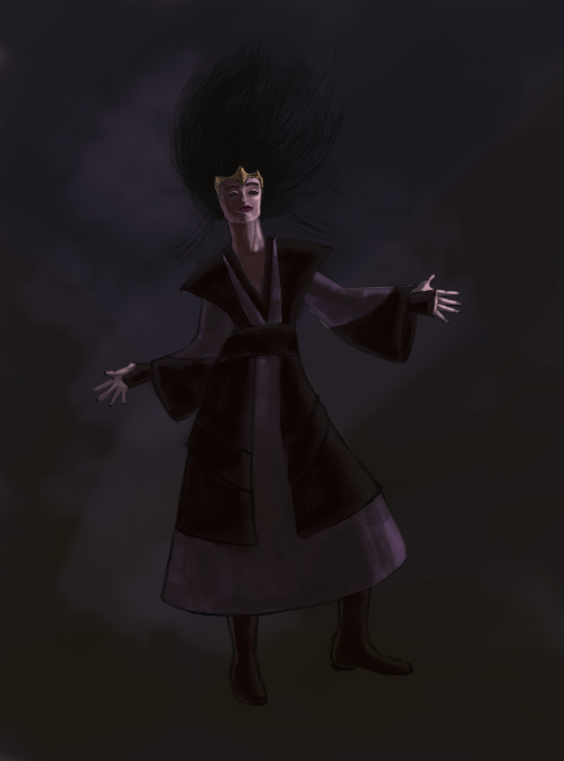
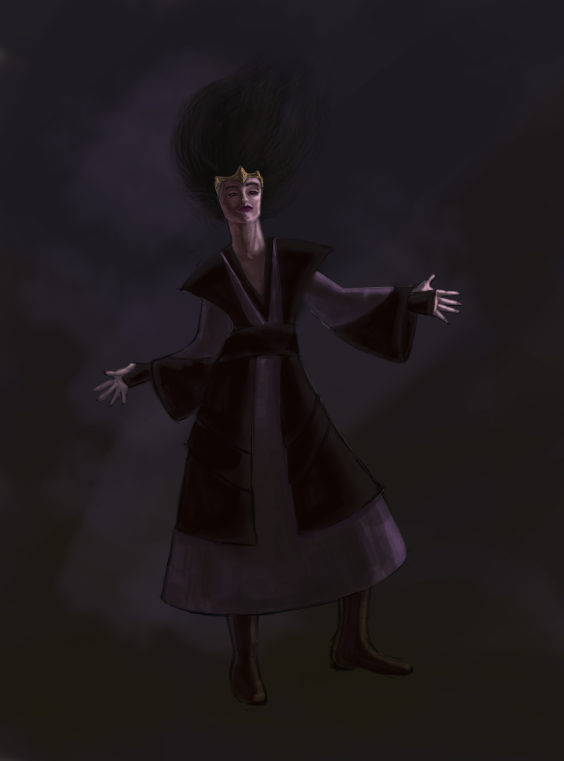
Layered file, before and after one edit (564x761). Changes by layer:
added layer "сапоги" (1st of 2, in "цвет2") in group "цвет2" over [228, 277, 412, 702]
painted on "верхнее платье" (1st of 2, in "цвет2") over [169, 44, 394, 551]
painted on "волосы" (1st of 3, in "цвет2") over [151, 30, 353, 245]
hid "волосы" (3rd of 3, in "контур"), painted on it over [151, 101, 339, 262]
painted on "контур итог" over [155, 44, 346, 204]
